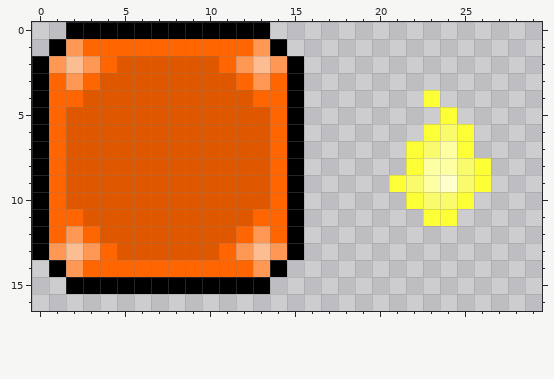
Two states of a pixel-art sprite, Assets/Resources/Sprites/Pickup.png. The first picture shows the starting point.
The file is 128x128 pixels, drawn in blocks of 4x4; one block is one cell here. Shown: x 0..29, y 0..16.
Now the later version:
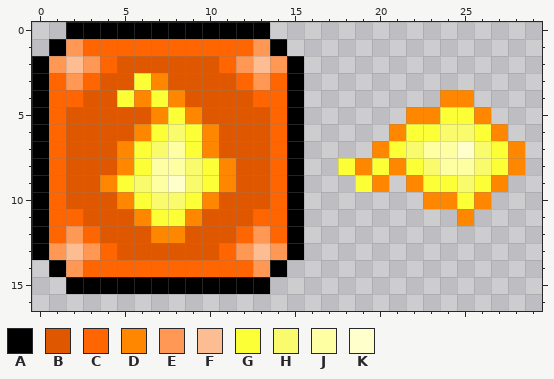
Palette (. is transparent): A #000000  B #df5800  C #ff6500  D #ff8700  E #ff9854  F #fdbd93  G #fcff35  H #f9fb6d  J #feffa3  K #feffcb
The edit:
y 3: x 6..7 BB -> GD
y 4: x 5..8 BBBB -> GDGD; x 23..25 G.. -> .DD
y 5: x 7..9 BBB -> DGD; x 22..23 .. -> DD; x 25..26 .. -> GD
y 6: x 6..10 BBBBB -> DGHGD; x 21..22 .. -> DG; x 25..27 G.. -> HGD
y 7: x 5..10 BBBBBB -> DGHJGD; x 20..23 ..GH -> DGHJ; x 25..28 G... -> KHGD
y 8: x 5..11 BBBBBBB -> DGJJHGD; x 18..21 .... -> GDGD; x 23 J -> H; x 25..28 HG.. -> JHGD
y 9: x 4..11 BBBBBBBB -> DGHJKHGD; x 19..24 ..GHJK -> GD.DGG; x 27 . -> D
y 10: x 5..10 BBBBBB -> DGHHGD; x 22..24 GHH -> .DD; x 26 . -> D
y 11: x 6..9 BBBB -> DGGD; x 23..25 GG. -> ..D
y 12: x 7..8 BB -> DD
Pixel boxes of the changes (left, top, right, bottom) in both pictures:
changed: (100, 73, 236, 243)
changed: (338, 90, 525, 226)
